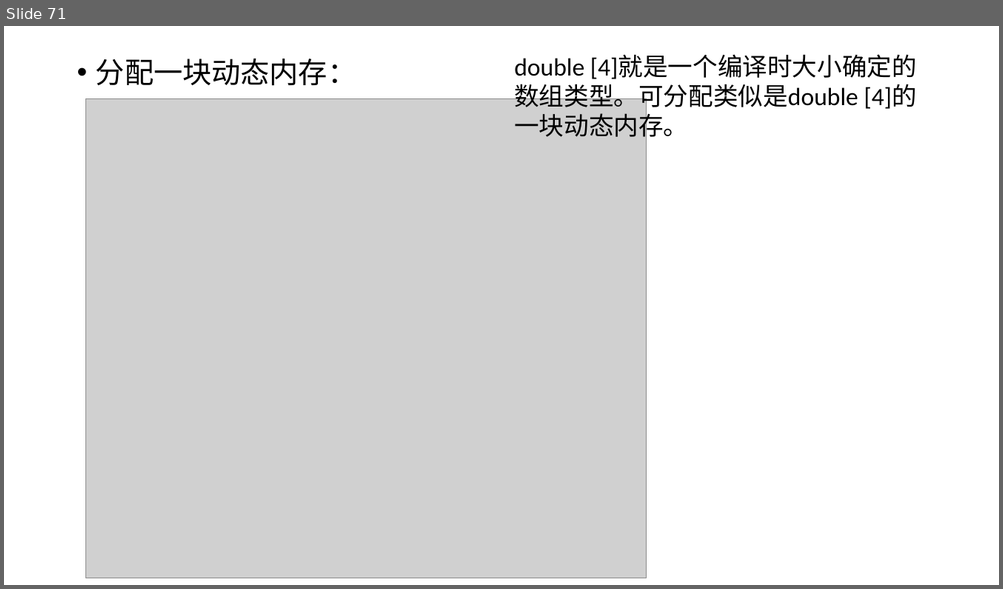
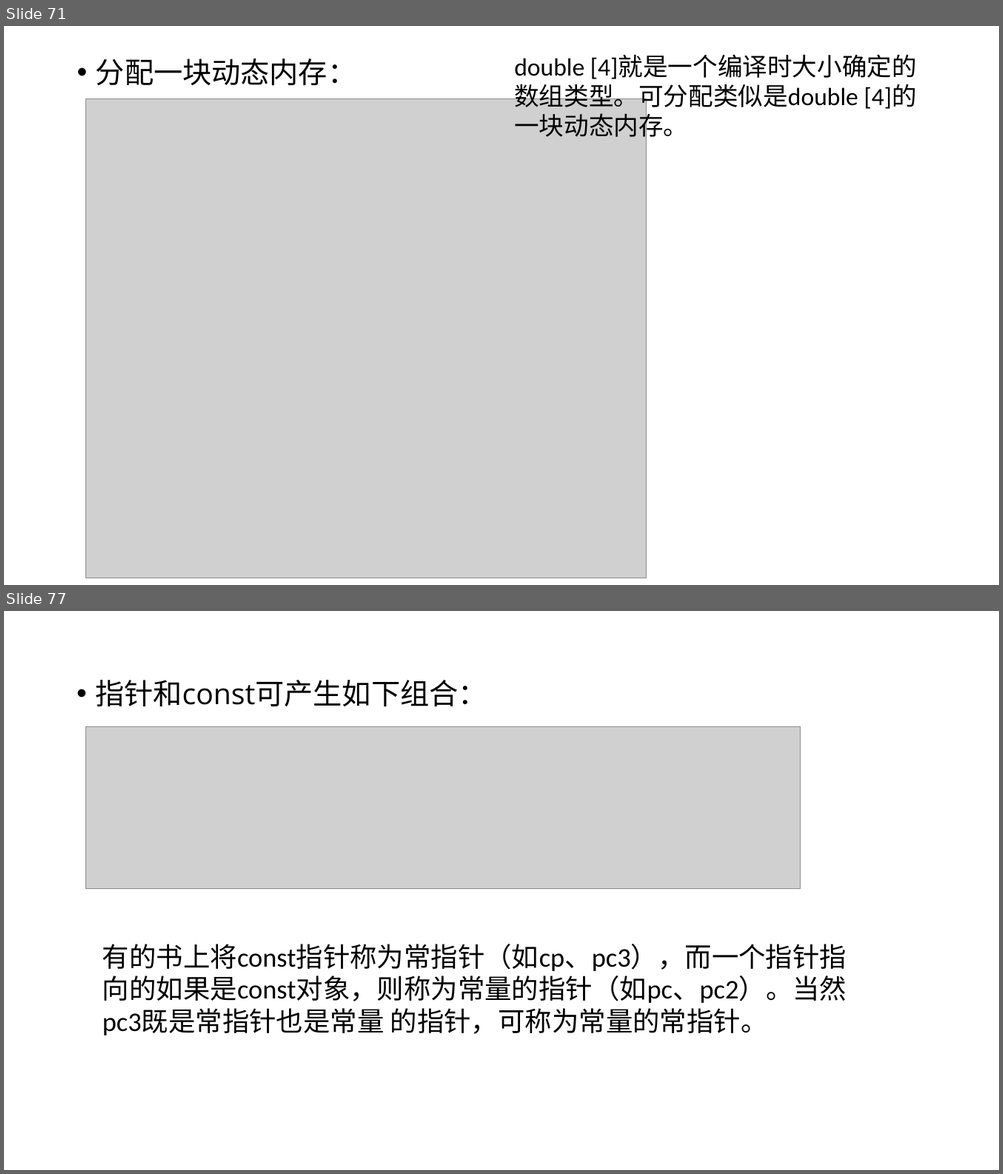
Before and after one commit to hwdong-net/cplusplus17, a slide deck: ppt/第5章 复合类型.pptx. Shown one above the other, each under a label of ours: slide 71 before the commit, slides 71 and 77 after it; the slides between them are not shown. The pictures are 1003x589 and 1003x1174 pixels, drawn with LibreOffice and Linux fonts; fonts in the diff are those of the drawing; grey boxes stand for pictures. Boxes give left, top, right and bottom in pixels: in the first picture for what was removed or moved away, otherwise in the second. Text is boxed around its words. In the diff, an @@ line names an element or a change of style, - is before the commit and + after.

```diff
--- a/ppt/第5章 复合类型.pptx
+++ b/ppt/第5章 复合类型.pptx
@@ slide 77 added at [4, 611, 999, 1170], background #FFFFFF @@
@@ text added at [95, 680, 486, 706], 28 pt, text #000000 @@
+• 指针和const可产生如下组合：
@@ picture added at [86, 726, 801, 889] @@
@@ text added at [102, 944, 846, 1036], 26 pt, text #000000 @@
+有的书上将const指针称为常指针（如cp、pc3），而一个指针指向的如果是const对象，则称为常量的指针（如pc、pc2）。当然pc3既是常指针也是常量 的指针，可称为常量的常指针。
```
Also in this commit, not shown: 29 other slides added.
